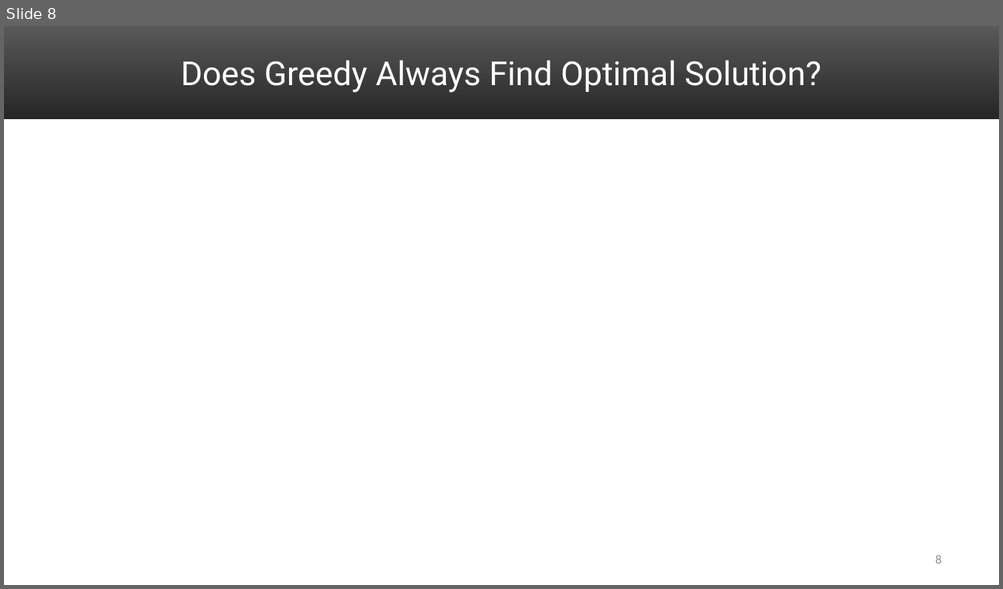
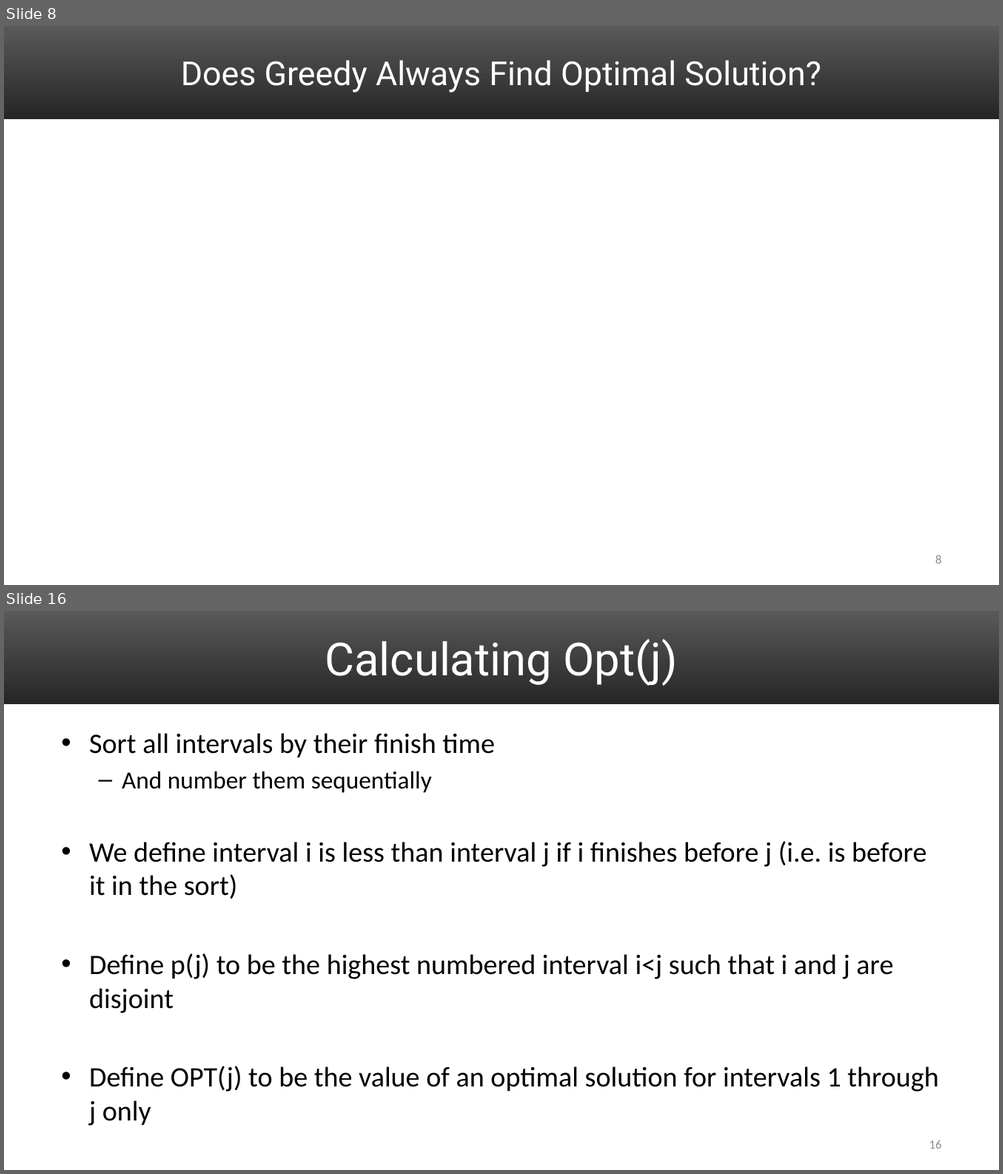
Before and after one commit to uva-cs/cs4102-f21, a slide deck: slides/DP_activitySelect_Proof.pptx. Shown one above the other, each under a label of ours: slide 8 before the commit, slides 8 and 16 after it; the slides between them are not shown. The pictures are 1003x589 and 1003x1174 pixels, drawn with LibreOffice and Linux fonts; fonts in the diff are those of the drawing; grey boxes stand for pictures. Boxes give left, top, right and bottom in pixels: in the first picture for what was removed or moved away, otherwise in the second. Text is boxed around its words. In the diff, an @@ line names an element or a change of style, - is before the commit and + after.

```diff
--- a/slides/DP_activitySelect_Proof.pptx
+++ b/slides/DP_activitySelect_Proof.pptx
@@ slide 16 added at box(4, 611, 999, 1170), background #FFFFFF; not listed: 1 template element that a slide beside it also shows @@
@@ title added at box(324, 639, 677, 686), 44 pt, text #FFFFFF @@
+Calculating Opt(j)
@@ text added at box(89, 733, 938, 1126), 27.2 pt, text #000000 @@
+• Sort all intervals by their finish time
+  – And number them sequentially
+• We define interval i is less than interval j if i finishes before j (i.e. is before it in the sort)
+• Define p(j) to be the highest numbered interval i<j such that i and j are disjoint
+• Define OPT(j) to be the value of an optimal solution for intervals 1 through j only
@@ page number added at box(929, 1141, 942, 1149), 12 pt, text #8C8C8C @@
+16
```
Also in this commit, not shown: 14 other slides added, 1 other file.
